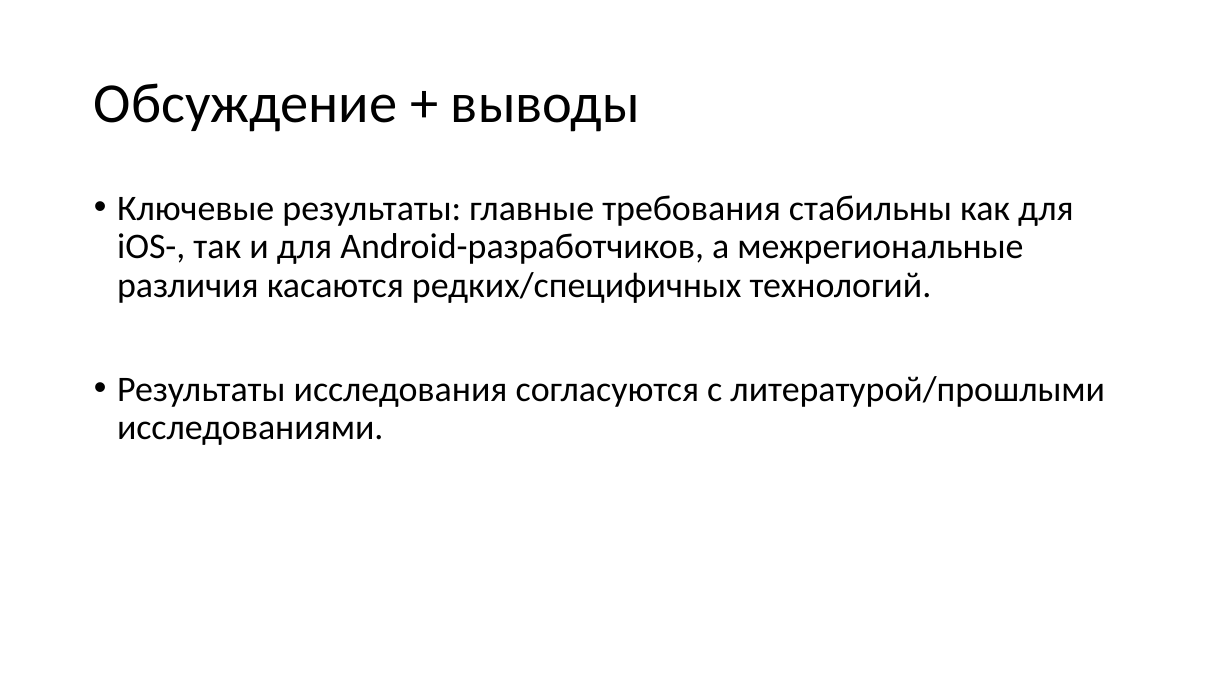
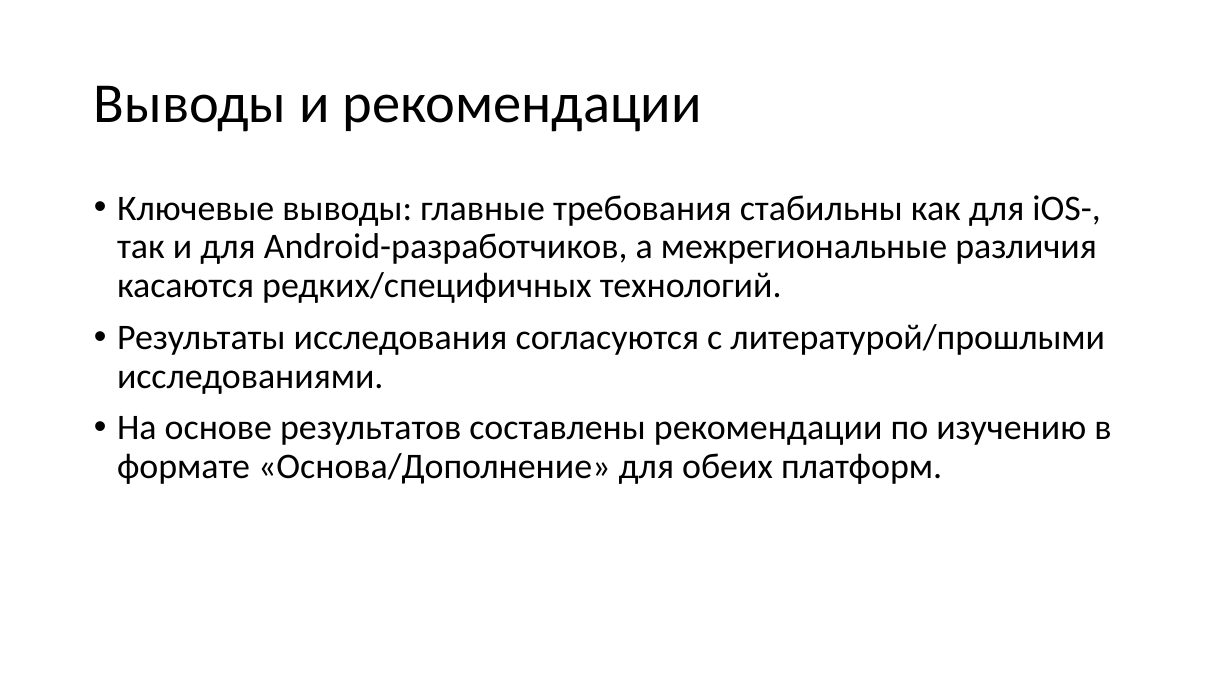
Before and after one commit to S0la1re/Research-work-new, a slide deck: slide 7 of Presentations of Bachelor's theses.pptx. Drawn at 1232x693 pixels with LibreOffice and Linux fonts; fonts in the diff are those of the drawing. Boxes give left, top, right and bottom in pixels: in the first picture for what was removed or moved away, otherwise in the second. Text is boxed around its words. In the diff, an @@ line names an element or a change of style, - is before the commit and + after.

```diff
--- a/Presentations of Bachelor's theses.pptx
+++ b/Presentations of Bachelor's theses.pptx
@@ title at (94, 85, 702, 132): text changed @@
-Обсуждение + выводы
+Выводы и рекомендации
@@ text at (117, 195, 1100, 303): text changed @@
-• Ключевые результаты: главные требования стабильны как для iOS-, так и для Android-разработчиков, а межрегиональные различия касаются редких/специфичных технологий.
+• Ключевые выводы: главные требования стабильны как для iOS-, так и для Android-разработчиков, а межрегиональные различия касаются редких/специфичных технологий.
@@ text at (117, 416, 1111, 484): paragraph added @@
+• На основе результатов составлены рекомендации по изучению в формате «Основа/Дополнение» для обеих платформ.
```
Also in this commit, not shown: 3 other slides changed, 3 slides added, 3 slides removed.
